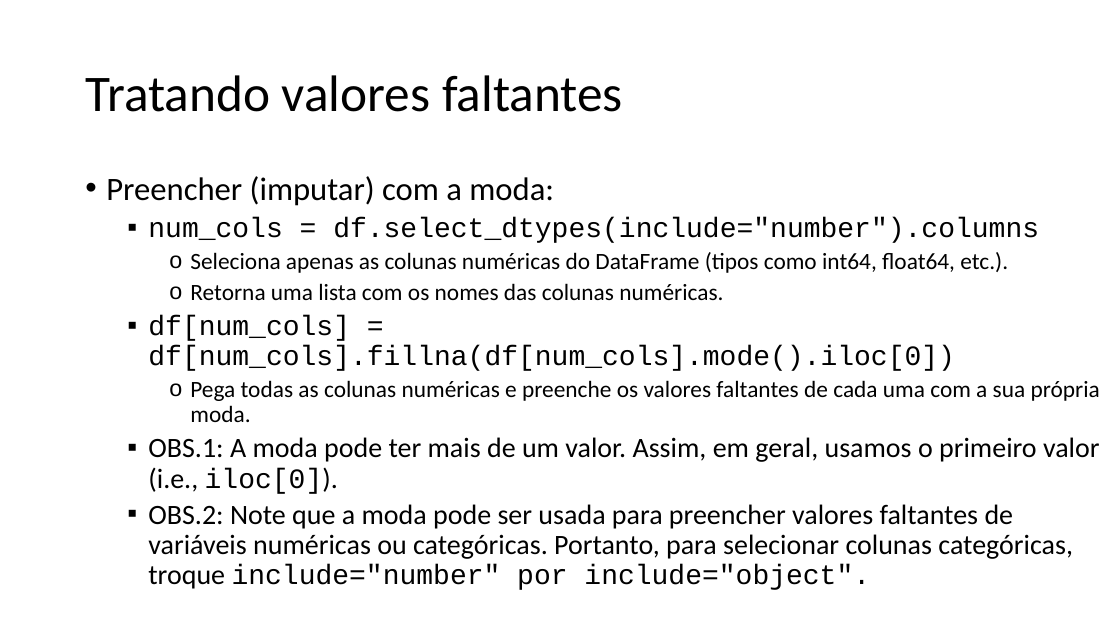
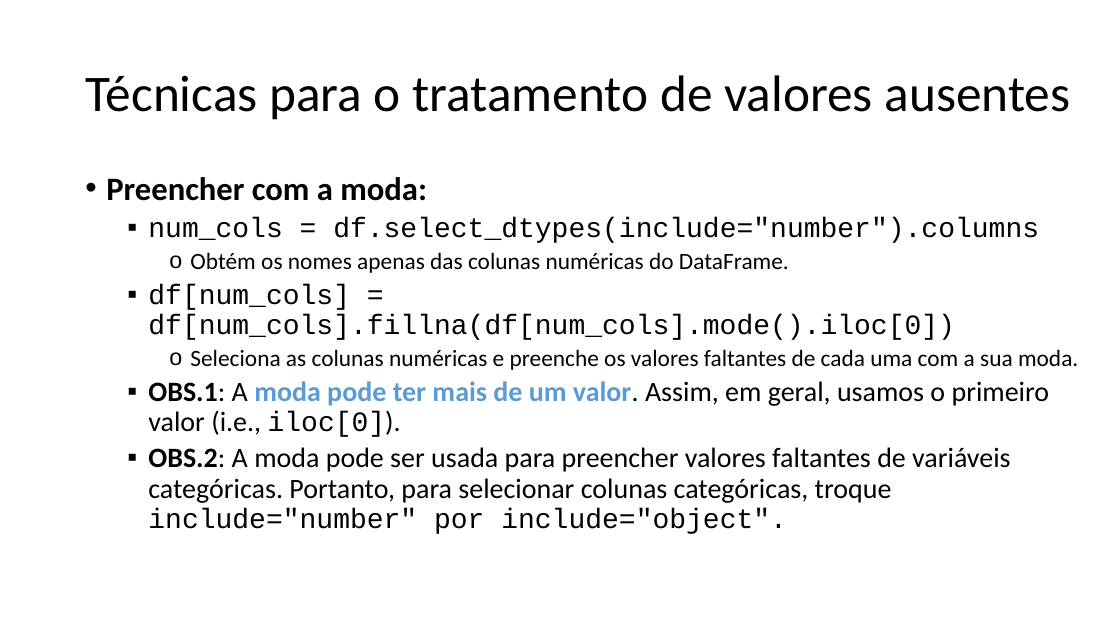
Before and after one commit to zz4fap/c24_inteligencia_artificial, a slide deck: slide 20 of slides/C24_EDA.pptx (slide 17 before the commit). Drawn at 1120x630 pixels with LibreOffice and Linux fonts; fonts in the diff are those of the drawing. Boxes give left, top, right and bottom in pixels: in the first picture for what was removed or moved away, otherwise in the second. Text is boxed around its words. In the diff, an @@ line names an element or a change of style, - is before the commit and + after.

```diff
--- a/slides/C24_EDA.pptx
+++ b/slides/C24_EDA.pptx
@@ title at (85, 75, 1070, 120): text changed @@
-Tratando valores faltantes
+Técnicas para o tratamento de valores ausentes
@@ text at (106, 177, 427, 201): text changed; bold on @@
-• Preencher (imputar) com a moda:
+• Preencher com a moda:
@@ text at (190, 252, 789, 273): text changed @@
-    o Seleciona apenas as colunas numéricas do DataFrame (tipos como int64, float64, etc.).
-    o Retorna uma lista com os nomes das colunas numéricas.
+    o Obtém os nomes apenas das colunas numéricas do DataFrame.
@@ text at (190, 349, 1078, 370): text changed @@
-    o Pega todas as colunas numéricas e preenche os valores faltantes de cada uma com a sua própria moda.
+    o Seleciona as colunas numéricas e preenche os valores faltantes de cada uma com a sua moda.
@@ text at (148, 381, 1050, 437): text colour #000000 to #5B9BD5 in "moda pode ter mais de um valor."; bold on in "OBS.1: moda pode ter mais de um ..." @@
@@ text at (148, 447, 1010, 534): text changed @@
-  ▪ OBS.2: Note que a moda pode ser usada para preencher valores faltantes de variáveis numéricas ou categóricas. Portanto, para selecionar colunas categóricas, troque include="number" por include="object".
+  ▪ OBS.2: A moda pode ser usada para preencher valores faltantes de variáveis categóricas. Portanto, para selecionar colunas categóricas, troque include="number" por include="object".
```
Also in this commit, not shown: 25 other slides changed, 7 slides added, 1 slide removed.
